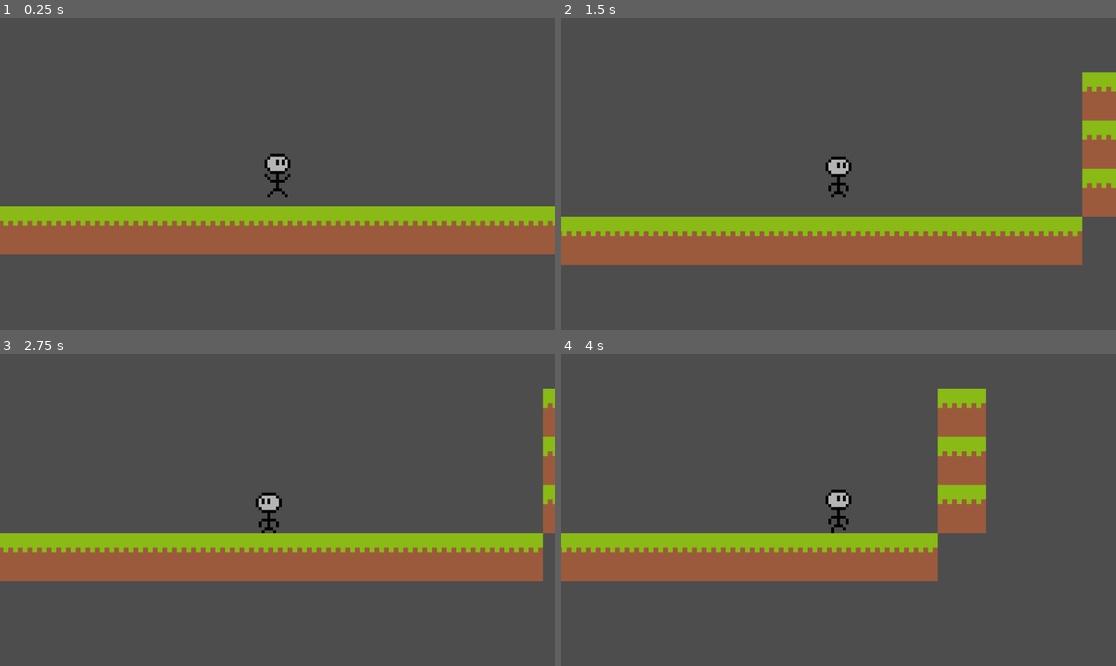
Above: before the commit, frames 1-4 (two rows, left to right).
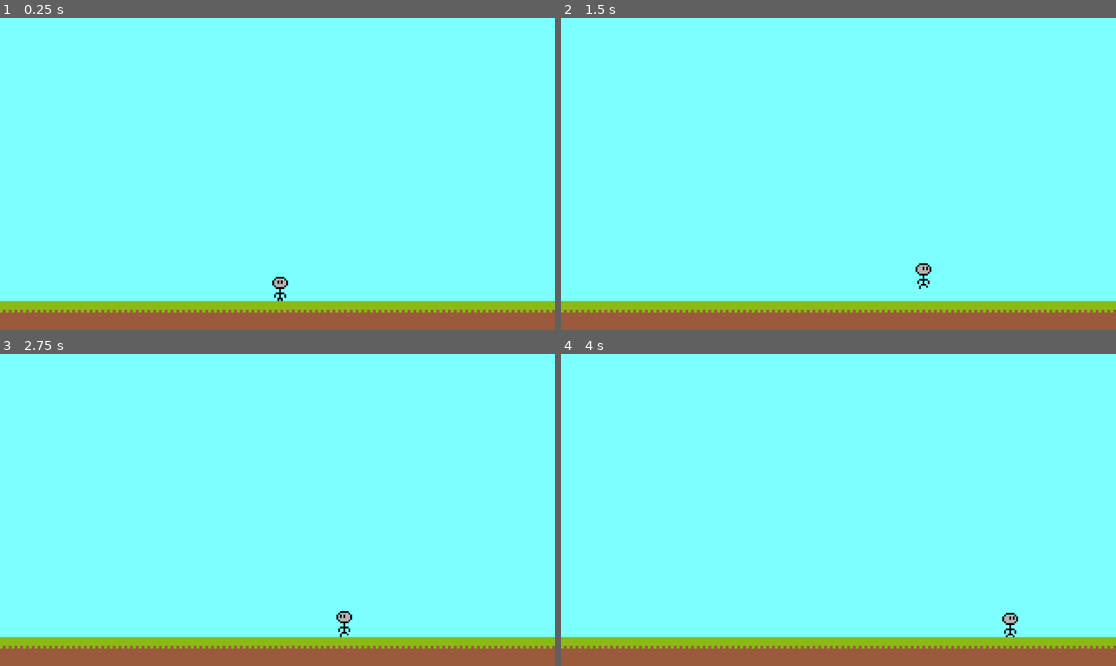
Above: after the commit, the same moments.

Repository: AutisticCrumbs/GlobalGameJam2024
Game: Godot game, scene res://worlds/world.tscn
Same seed, same stepped clock (60 frames per second), same inputs: the game is played once before the commit and once after it.
Inputs:
- Up to frame 1 (0.25 s): no input
- Up to frame 2 (1.5 s): hold Right (right) from 0.53 s (still down); tap Up (jump) at 0.77 s
- Up to frame 3 (2.75 s): tap Up (jump) at 1.52 s; release Right (right) at 2.03 s; hold A (left) from 2.03 s (still down)
- Up to frame 4 (4 s): release A (left) at 2.78 s; hold Right (right) from 2.78 s (still down); tap Up (jump) at 3.02, 3.77 s

The runs differ from the first frame. In frame 1, 100% of the frame differs, in the area x 0-100%, y 0-100%; in frame 2, 100%; in frame 3, 100%; in frame 4, 100%.

Commit message:
Add a simple world to move around in

Diff:
--- a/funny_man/funny_man.gd
+++ b/funny_man/funny_man.gd
@@ -13,9 +13,7 @@
 		_grounded = false
 		velocity.y += gravity * _delta
 		if velocity.y < 0:
-			_funny_animation.play("mid_air")
-			_funny_animation.flip_v = false
-			_funny_animation.flip_h = velocity.x < 0
+			_funny_animation.pause()
 		if velocity.y >= 0:
 			_grounded = true
 
--- a/funny_man/funny_man.tscn
+++ b/funny_man/funny_man.tscn
@@ -1,10 +1,9 @@
-[gd_scene load_steps=11 format=3 uid="uid://bjhs5g45bjmrt"]
+[gd_scene load_steps=10 format=3 uid="uid://bjhs5g45bjmrt"]
 
 [ext_resource type="Script" path="res://funny_man/funny_man.gd" id="1_6w4i0"]
 [ext_resource type="Texture2D" uid="uid://dgupmh7fshct0" path="res://funny_man/funny_man_idle_0.png" id="1_ohvg7"]
 [ext_resource type="Texture2D" uid="uid://dibj5balqv4xg" path="res://funny_man/funny_man_idle_1.png" id="2_f8jxq"]
 [ext_resource type="Texture2D" uid="uid://bk8bav6qomieb" path="res://funny_man/funny_man_walk_0.png" id="4_35j60"]
-[ext_resource type="Texture2D" uid="uid://bwq07gui3c613" path="res://funny_man/funny_man_mid_air_0.png" id="4_t4bx7"]
 [ext_resource type="Texture2D" uid="uid://cychyy7xy5bbo" path="res://funny_man/funny_man_walk_1.png" id="5_m5cwu"]
 [ext_resource type="Texture2D" uid="uid://2swj7i40qdjl" path="res://funny_man/funny_man_walk_2.png" id="6_hq0ed"]
 
@@ -19,14 +18,6 @@
 }],
 "loop": true,
 "name": &"idle",
-"speed": 5.0
-}, {
-"frames": [{
-"duration": 1.0,
-"texture": ExtResource("4_t4bx7")
-}],
-"loop": true,
-"name": &"mid_air",
 "speed": 5.0
 }, {
 "frames": [{
@@ -58,10 +49,7 @@
 
 [node name="AnimatedSprite2D" type="AnimatedSprite2D" parent="."]
 sprite_frames = SubResource("SpriteFrames_nhobu")
-animation = &"mid_air"
-
-[node name="Camera2D" type="Camera2D" parent="."]
-position = Vector2(9, 0)
+animation = &"idle"
 
 [node name="CollisionShape2D" type="CollisionShape2D" parent="."]
 position = Vector2(9, 3)
--- a/worlds/world.tscn
+++ b/worlds/world.tscn
@@ -16,11 +16,46 @@
 physics_layer_0/collision_layer = 1
 sources/0 = SubResource("TileSetAtlasSource_likoc")
 
-[node name="World1" type="Node2D"]
+[sub_resource type="RectangleShape2D" id="RectangleShape2D_o24nx"]
+size = Vector2(40, 1130)
 
-[node name="Funny Man" parent="." instance=ExtResource("1_5ldq5")]
+[node name="World" type="Node2D"]
+
+[node name="ColorRect" type="ColorRect" parent="."]
+offset_left = -1000.0
+offset_top = -880.0
+offset_right = 1000.0
+offset_bottom = 200.0
+color = Color(0.486275, 1, 0.996078, 1)
 
 [node name="TileMap" type="TileMap" parent="."]
 tile_set = SubResource("TileSet_ea4e8")
 format = 2
-layer_0/tile_data = PackedInt32Array(131069, 0, 0, 131070, 0 …(125 unchanged characters)… 1068, 0, 0, 131067, 0, 0, 131066, 0, 0, -65543, 0, 0, -7, 0, 0, 65529, 0, 0, -131064, 0, 0, -65528, 0, 0, 8, 0, 0)
+layer_0/tile_data = PackedInt32Array(131069, 0, 0, 131070, 0 …(125 unchanged characters)… 1068, 0, 0, 131067, 0, 0, 131066, 0, 0, 131065, 0, 0, 131064, 0, 0, 65544, 0, 0, 131063, 0, 0, 131062, 0, 0, 65545, 0, 0)
+
+[node name="Funny Man" parent="." instance=ExtResource("1_5ldq5")]
+position = Vector2(0, 52)
+
+[node name="Camera2D" type="Camera2D" parent="."]
+position = Vector2(0, -340)
+zoom = Vector2(0.6, 0.6)
+
+[node name="Left Wall" type="StaticBody2D" parent="."]
+collision_layer = 15
+collision_mask = 15
+
+[node name="CollisionShape2D" type="CollisionShape2D" parent="Left Wall"]
+light_mask = 7
+visibility_layer = 7
+position = Vector2(-980, -365)
+shape = SubResource("RectangleShape2D_o24nx")
+
+[node name="Right Wall2" type="StaticBody2D" parent="."]
+collision_layer = 15
+collision_mask = 15
+
+[node name="CollisionShape2D" type="CollisionShape2D" parent="Right Wall2"]
+light_mask = 7
+visibility_layer = 7
+position = Vector2(980, -340)
+shape = SubResource("RectangleShape2D_o24nx")
Binary file removed: funny_man/funny_man_mid_air_0.png
Not shown, removed: funny_man/funny_man_mid_air_0.png.import
Not shown: 1 places in worlds/world.tscn that only renumber resources
Not shown, changed: README.md
